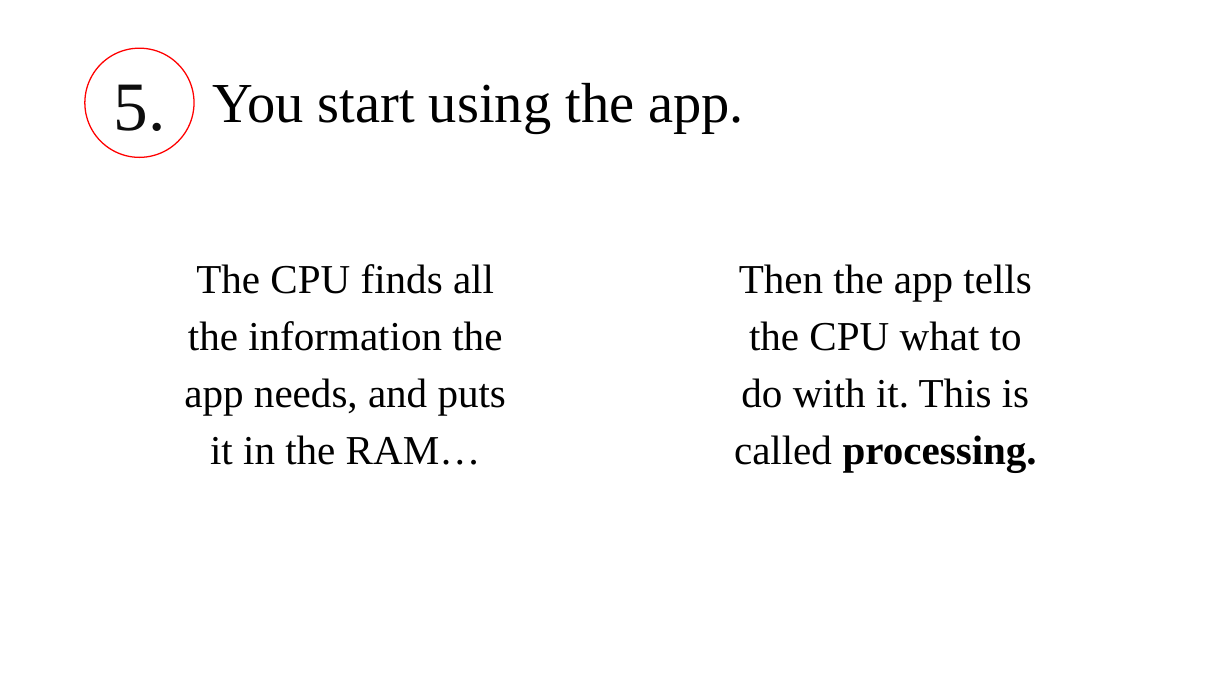
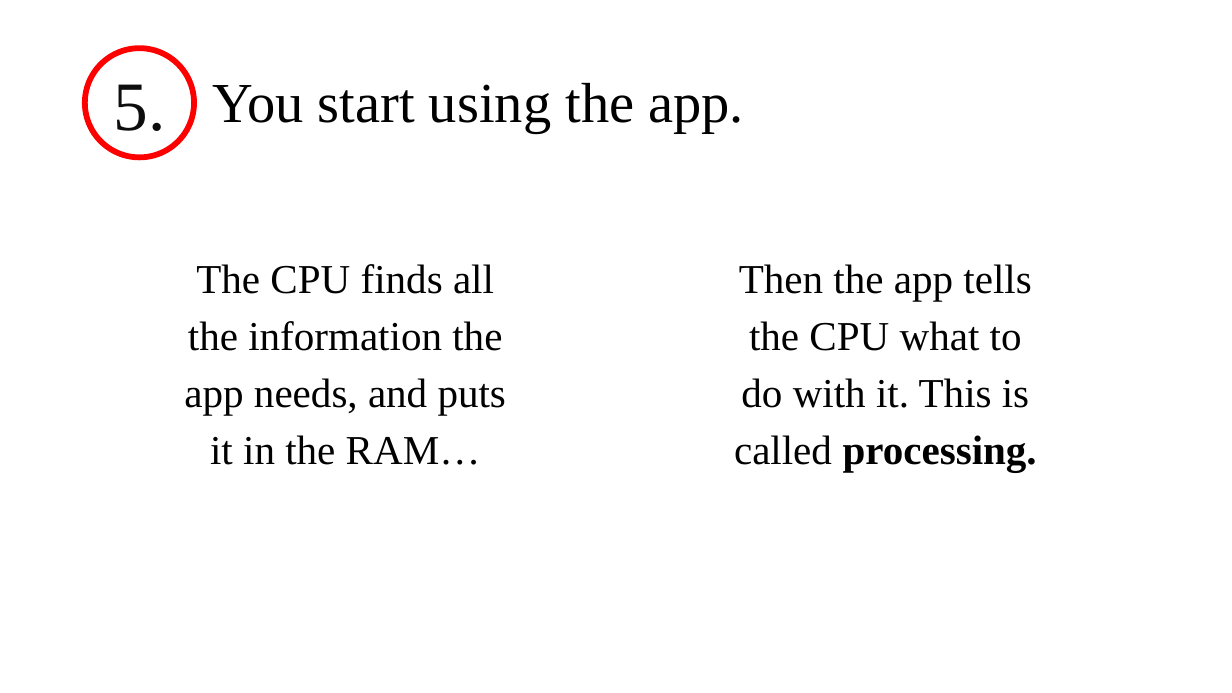
Before and after one commit to ankiewiczk/DoorDecoration, a slide deck: slide 3 of Assets/Book.pptx. Drawn at 1232x693 pixels with LibreOffice and Linux fonts; fonts in the diff are those of the drawing. Boxes give left, top, right and bottom in pixels: in the first picture for what was removed or moved away, otherwise in the second. Text is boxed around its words. In the diff, an @@ line names an element or a change of style, - is before the commit and + after.

Commit message:
Book powerpoint

```diff
--- a/Assets/Book.pptx
+++ b/Assets/Book.pptx
@@ ellipse "5." at (85,48,194,157): outline #FF0000 1 pt to #FF0000 4.5 pt @@
```
